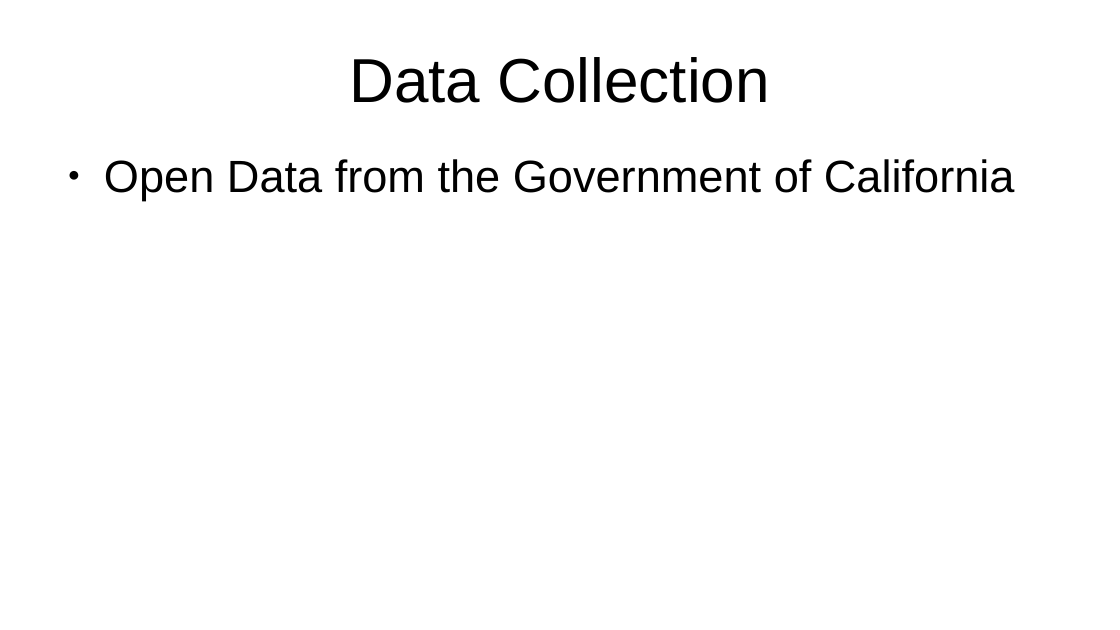
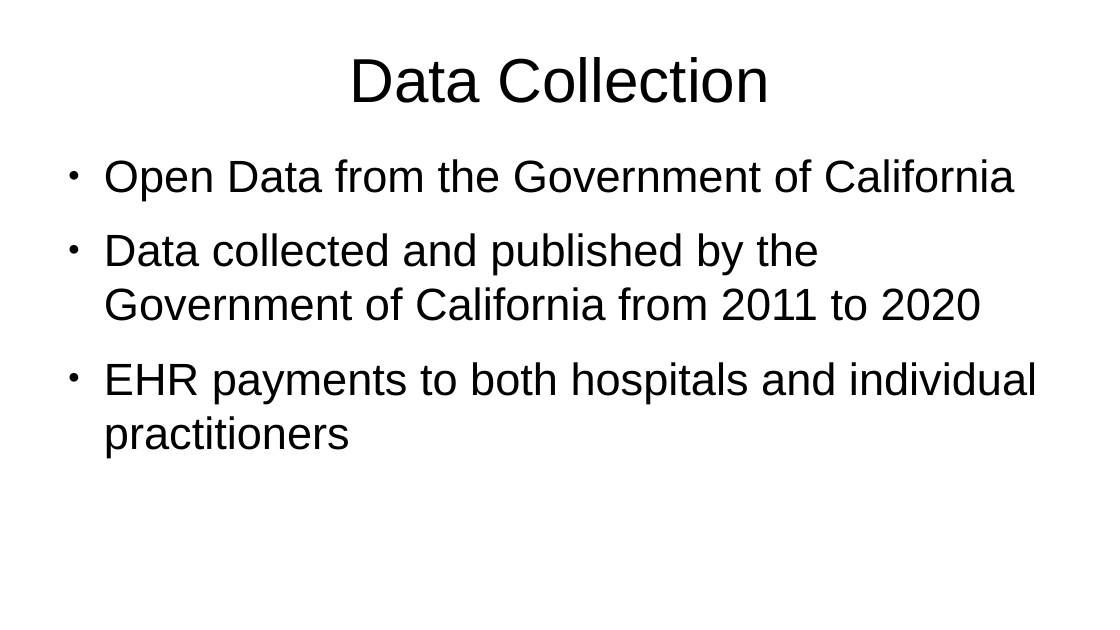
Before and after one commit to vicky-playground/EHR-GDP, a slide deck: slide 12 of does_gdp_impact_health_information_technology_investment.odp (slide 13 before the commit). Drawn at 1120x630 pixels with LibreOffice and Linux fonts; fonts in the diff are those of the drawing. Boxes give left, top, right and bottom in pixels: in the first picture for what was removed or moved away, otherwise in the second. Text is boxed around its words. In the diff, an @@ line names an element or a change of style, - is before the commit and + after.

```diff
--- a/does_gdp_impact_health_information_technology_investment.odp
+++ b/does_gdp_impact_health_information_technology_investment.odp
@@ text at box(104, 233, 1037, 457): paragraphs added @@
+● Data collected and published by the Government of California from 2011 to 2020
+● EHR payments to both hospitals and individual practitioners
```
Also in this commit, not shown: 12 other slides changed, 5 slides added, 1 slide removed, 9 other files.
